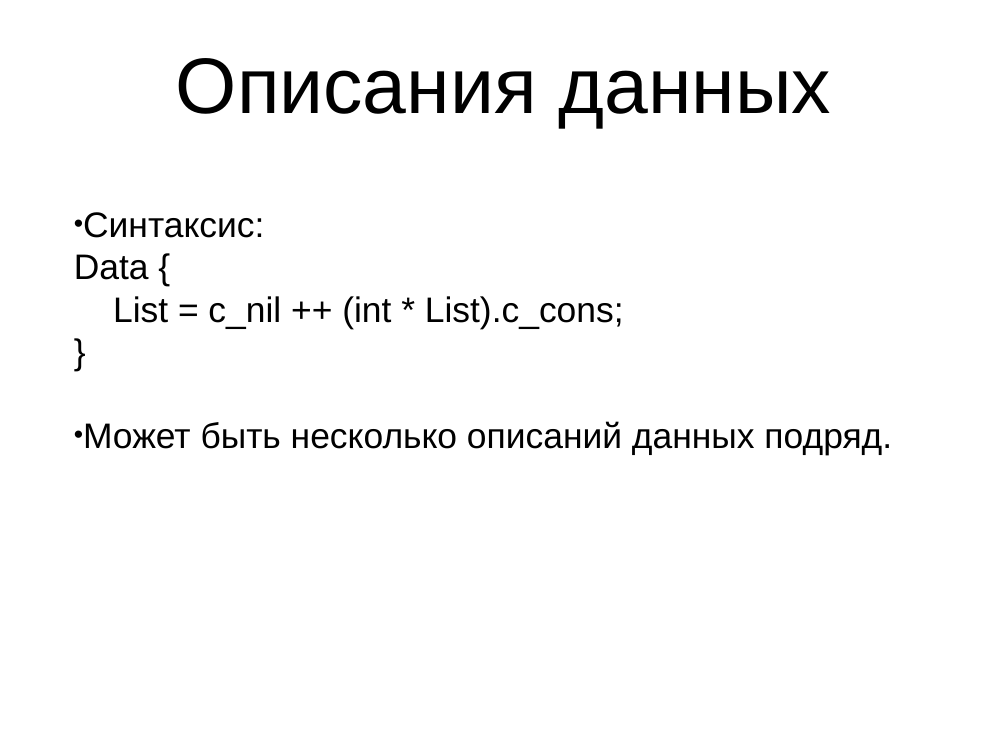
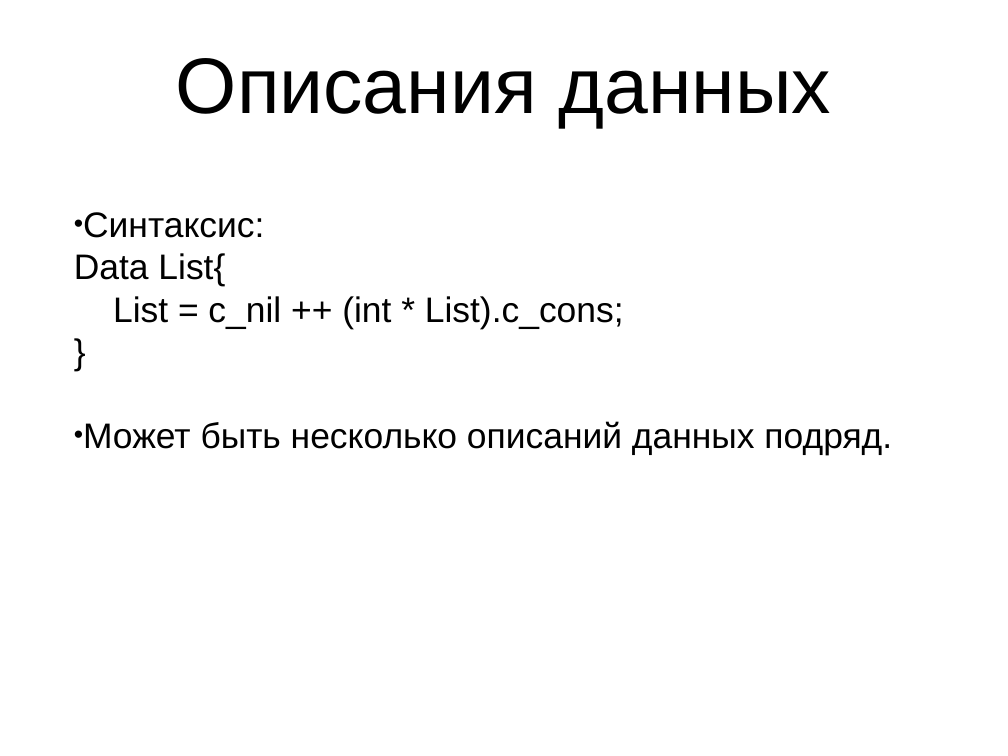
Before and after one commit to Zumisha/Parallel-Programming, a slide deck: slide 23 of Документация/fptl.ppt. Drawn at 1008x756 pixels with LibreOffice and Linux fonts; fonts in the diff are those of the drawing. Boxes give left, top, right and bottom in pixels: in the first picture for what was removed or moved away, otherwise in the second. Text is boxed around its words. In the diff, an @@ line names an element or a change of style, - is before the commit and + after.

```diff
--- a/Документация/fptl.ppt
+++ b/Документация/fptl.ppt
@@ text at (74,212,624,329): text changed @@
-• Синтаксис:
-  Data {
-  List = c_nil ++ (int * List).c_cons;
-  }
+• Синтаксис:
+  Data List{
+  List = c_nil ++ (int * List).c_cons;
+  }
```
